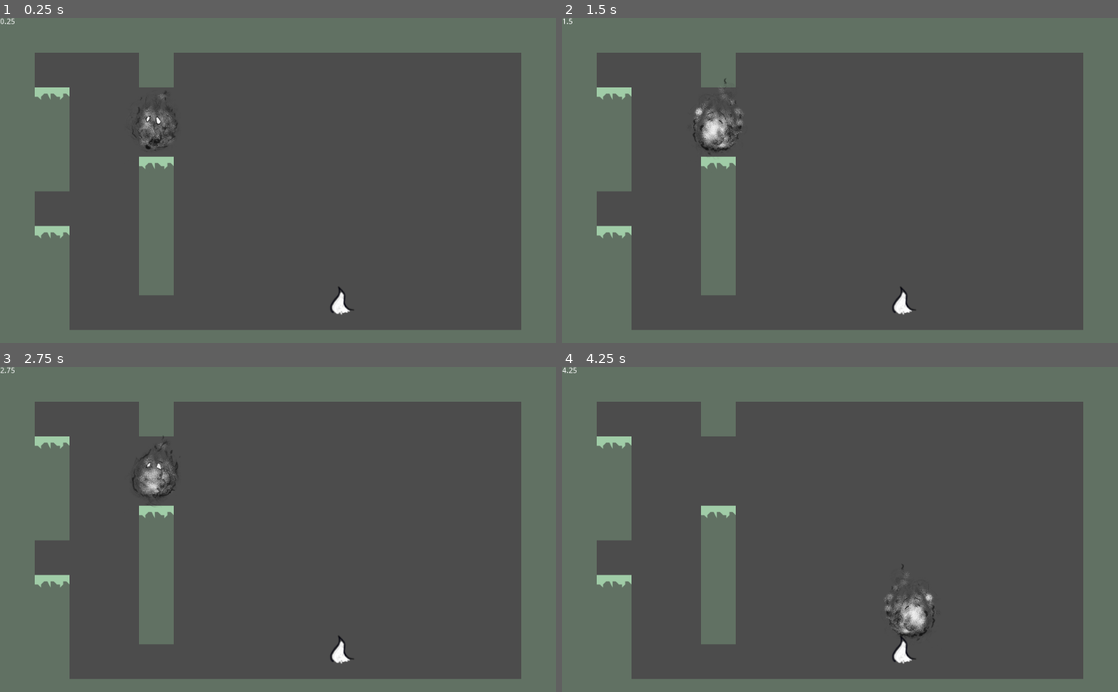
Above: before the commit, frames 1-4 (two rows, left to right).
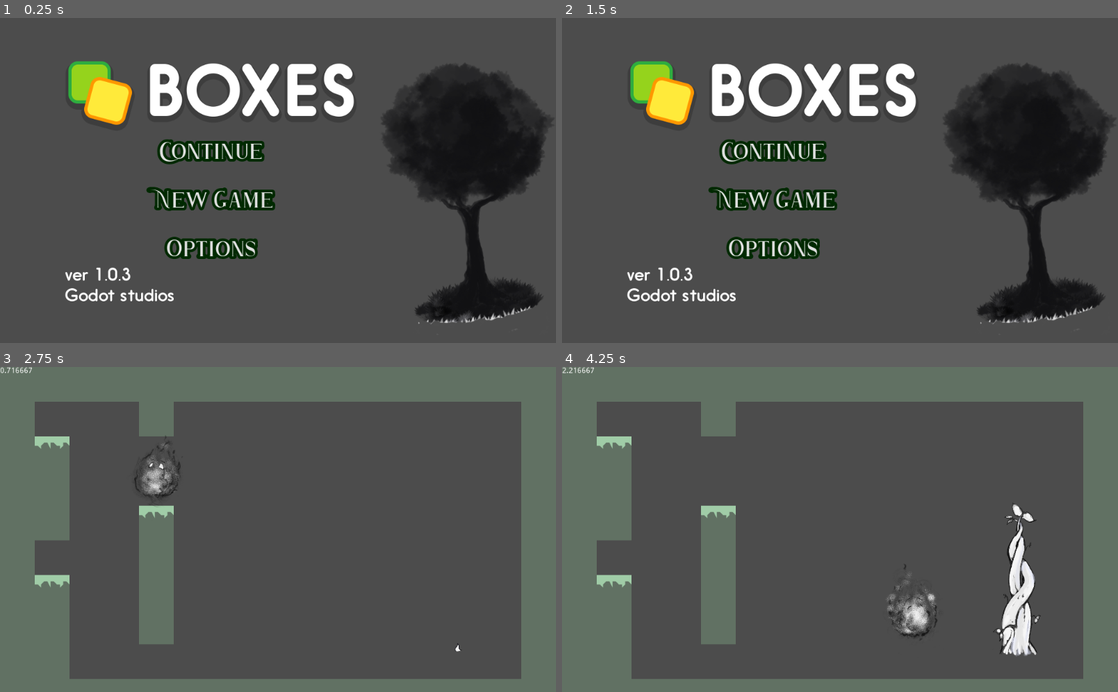
Above: after the commit, the same moments.

Repository: Seibaah/GGJ_MTL2020
Game: Godot game, scene res://Main_menu.tscn
The game is run twice, just before and just after one commit, with the same random seed, the same clock (stepped at 60 frames per second) and the same inputs. Before the commit the project starts from res://World.tscn.
Inputs (mouse positions are in pixels of both pictures, inside the frame that each line leads up to):
- Up to frame 1 (0.25 s): no input
- Up to frame 2 (1.5 s): click (773, 245) at 0.5 s, where only the run after the commit has a clickable "Options"; click (773, 200) at 1.25 s, where only the run after the commit has a clickable "New Game"
- Up to frame 3 (2.75 s): click (211, 549) at 2 s, where only the run after the commit has a clickable "New Game"
- Up to frame 4 (4.25 s): hold Right (move_right) from 2.78 s (still down); tap Down (plant_seed) at 2.85, 3.6 s; tap Up (jump) at 3.02, 3.77 s

The runs differ from the first frame. In frame 1, 52% of the frame differs, in the area x 0-100%, y 0-100%; in frame 2, 52%; in frame 3, 0.6%; in frame 4, 2.3%.

Commit message:
Great commit v2

Diff:
--- /dev/null
+++ b/FadeIn.gd
@@ -0,0 +1,5 @@
+extends ColorRect
+
+# Called when the node enters the scene tree for the first time.
+func _ready():
+	$AnimationPlayer.play("fade_in")
--- /dev/null
+++ b/MainMenu/Menu.gd
@@ -0,0 +1,47 @@
+extends VBoxContainer
+
+onready var button_highlight = $Continue
+var t = Theme.new()
+
+signal start_game
+
+var current_screen = null
+
+func _ready():
+	register_buttons()
+	#change_screen($TitleScreen)
+
+func register_buttons():
+	var buttons = get_tree().get_nodes_in_group("MenuOptions")
+	for button in buttons:
+		button.connect("pressed", self, "_on_button_pressed", [button.name])
+
+func _on_button_pressed(name):
+	match name:
+		"Continue":
+			change_screen($TitleScreen)
+		"New Game":
+			#change_screen(null)
+
+			yield(get_tree().create_timer(0.5), "timeout")
+			emit_signal("start_game")
+
+		"Options":
+			change_screen($SettingsScreen)
+
+func change_screen(new_screen):
+	if current_screen:
+		current_screen.disappear()
+		yield(current_screen.tween, "tween_completed")
+	current_screen = new_screen
+	if new_screen:
+		current_screen.appear()
+		yield(current_screen.tween, "tween_completed")
+
+func game_over():
+	change_screen($GameOverScreen)
+
+
+func _on_Newgame_button_down():
+	get_tree().change_scene("res://World.tscn")
+	#$AnimationPlayer.play("fade_in")
--- /dev/null
+++ b/Main_menu.tscn
@@ -0,0 +1,131 @@
+[gd_scene load_steps=8 format=2]
+
+[ext_resource path="res://Assets/Sprites/tree.png" type="Texture" id=1]
+[ext_resource path="res://MainMenu/Atlane OTF.otf" type="DynamicFontData" id=3]
+[ext_resource path="res://MainMenu/version.png" type="Texture" id=4]
+[ext_resource path="res://MainMenu/title.png" type="Texture" id=5]
+[ext_resource path="res://MainMenu/Menu.gd" type="Script" id=6]
+
+[sub_resource type="DynamicFont" id=1]
+size = 40
+outline_size = 5
+outline_color = Color( 0, 0.164706, 0.00392157, 1 )
+font_data = ExtResource( 3 )
+
+[sub_resource type="Animation" id=2]
+resource_name = "fade_in"
+length = 0.5
+tracks/0/type = "value"
+tracks/0/path = NodePath("../../../../FadeIn:color")
+tracks/0/interp = 1
+tracks/0/loop_wrap = true
+tracks/0/imported = false
+tracks/0/enabled = true
+tracks/0/keys = {
+"times": PoolRealArray( 0, 0.5 ),
+"transitions": PoolRealArray( 1, 1 ),
+"update": 0,
+"values": [ Color( 0, 0, 0, 0 ), Color( 0, 0, 0, 1 ) ]
+}
+
+[node name="Main_menu" type="Node2D"]
+
+[node name="MarginContainer" type="MarginContainer" parent="."]
+margin_right = 1025.0
+margin_bottom = 600.0
+custom_constants/margin_right = 120
+custom_constants/margin_top = 80
+custom_constants/margin_left = 120
+custom_constants/margin_bottom = 80
+__meta__ = {
+"_edit_use_anchors_": false
+}
+
+[node name="HBoxContainer" type="HBoxContainer" parent="MarginContainer"]
+margin_left = 120.0
+margin_top = 80.0
+margin_right = 905.0
+margin_bottom = 523.0
+
+[node name="VBoxContainer" type="VBoxContainer" parent="MarginContainer/HBoxContainer"]
+margin_right = 537.0
+margin_bottom = 443.0
+
+[node name="Logo" type="TextureRect" parent="MarginContainer/HBoxContainer/VBoxContainer"]
+margin_right = 537.0
+margin_bottom = 129.0
+texture = ExtResource( 5 )
+
+[node name="MenuOptions" type="VBoxContainer" parent="MarginContainer/HBoxContainer/VBoxContainer"]
+margin_top = 133.0
+margin_right = 537.0
+margin_bottom = 373.0
+size_flags_horizontal = 3
+size_flags_vertical = 3
+custom_constants/separation = 30
+alignment = 1
+script = ExtResource( 6 )
+
+[node name="Continue" type="MenuButton" parent="MarginContainer/HBoxContainer/VBoxContainer/MenuOptions"]
+margin_right = 537.0
+margin_bottom = 60.0
+custom_fonts/font = SubResource( 1 )
+text = "Continue"
+
+[node name="Newgame" type="MenuButton" parent="MarginContainer/HBoxContainer/VBoxContainer/MenuOptions"]
+margin_top = 90.0
+margin_right = 537.0
+margin_bottom = 150.0
+custom_fonts/font = SubResource( 1 )
+text = "New Game"
+
+[node name="Options" type="MenuButton" parent="MarginContainer/HBoxContainer/VBoxContainer/MenuOptions"]
+margin_top = 180.0
+margin_right = 537.0
+margin_bottom = 240.0
+custom_fonts/font = SubResource( 1 )
+text = "Options"
+
+[node name="AnimationPlayer" type="AnimationPlayer" parent="MarginContainer/HBoxContainer/VBoxContainer/MenuOptions"]
+anims/fade_in = SubResource( 2 )
+
+[node name="TextureRect" type="TextureRect" parent="MarginContainer/HBoxContainer/VBoxContainer"]
+margin_top = 377.0
+margin_right = 537.0
+margin_bottom = 377.0
+size_flags_horizontal = 3
+size_flags_stretch_ratio = 5.0
+
+[node name="TextureRect2" type="TextureRect" parent="MarginContainer/HBoxContainer/VBoxContainer"]
+margin_top = 381.0
+margin_right = 537.0
+margin_bottom = 443.0
+size_flags_horizontal = 3
+size_flags_vertical = 3
+texture = ExtResource( 4 )
+
+[node name="CenterContainer" type="CenterContainer" parent="MarginContainer/HBoxContainer"]
+margin_left = 541.0
+margin_right = 785.0
+margin_bottom = 443.0
+size_flags_horizontal = 3
+size_flags_vertical = 3
+
+[node name="Sprite" type="Sprite" parent="MarginContainer/HBoxContainer/CenterContainer"]
+position = Vector2( 200, 250 )
+scale = Vector2( 0.5, 0.5 )
+texture = ExtResource( 1 )
+
+[node name="FadeIn" type="ColorRect" parent="."]
+visible = false
+margin_right = 40.0
+margin_bottom = 40.0
+rect_scale = Vector2( 25.5812, 15.0178 )
+color = Color( 0, 0, 0, 0 )
+__meta__ = {
+"_edit_use_anchors_": false
+}
+[connection signal="pressed" from="MarginContainer/HBoxContainer/VBoxContainer/MenuOptions/Continue" to="MarginContainer/HBoxContainer/VBoxContainer/MenuOptions" method="_on_Continue_pressed"]
+[connection signal="button_down" from="MarginContainer/HBoxContainer/VBoxContainer/MenuOptions/Newgame" to="MarginContainer/HBoxContainer/VBoxContainer/MenuOptions" method="_on_Newgame_button_down"]
+[connection signal="button_up" from="MarginContainer/HBoxContainer/VBoxContainer/MenuOptions/Newgame" to="MarginContainer/HBoxContainer/VBoxContainer/MenuOptions" method="_on_Newgame_button_up"]
+[connection signal="pressed" from="MarginContainer/HBoxContainer/VBoxContainer/MenuOptions/Options" to="MarginContainer/HBoxContainer/VBoxContainer/MenuOptions" method="_on_Options_pressed"]
--- a/Player.tscn
+++ b/Player.tscn
@@ -44,16 +44,16 @@
 } ]
 
 [node name="Player" type="KinematicBody2D"]
+position = Vector2( 187.228, 134.867 )
 script = ExtResource( 2 )
 
 [node name="CollisionShape2D" type="CollisionShape2D" parent="."]
-position = Vector2( 394.345, 442.34 )
+position = Vector2( -3.9097, -0.342468 )
 shape = SubResource( 1 )
 
 [node name="CollisionShape2D2" type="CollisionShape2D" parent="."]
-position = Vector2( 397.008, 448.907 )
+position = Vector2( -1.24734, 6.22467 )
 shape = SubResource( 2 )
-
 
 [node name="AnimationPlayer" type="AnimationPlayer" parent="."]
 anims/idle = SubResource( 3 )
@@ -61,7 +61,7 @@
 anims/walk = SubResource( 5 )
 
 [node name="AnimatedSprite" type="AnimatedSprite" parent="."]
-position = Vector2( 393.069, 456.687 )
+position = Vector2( -5.18652, 14.0048 )
 scale = Vector2( 0.3, 0.3 )
 frames = SubResource( 6 )
 animation = "walk_reverse"
--- a/Scripts/Vine.gd
+++ b/Scripts/Vine.gd
@@ -1,10 +1,19 @@
 extends KinematicBody2D
 
 onready var anim_player = $AnimatedSprite
+var anim_playing = false
 
 func _physics_process(delta):
 	#plant_seed
 	if Input.is_action_just_pressed("plant_seed"):
 		anim_player.play("growing")
+		anim_playing = anim_player.is_playing()
+		#_on_AnimatedSprite_animation_finished()
 	if Input.is_action_just_released("plant_seed"):
-		anim_player.stop()
+		if not anim_playing:
+			anim_player.stop()
+
+
+
+func _on_AnimatedSprite_animation_finished():
+	anim_player.stop()
--- a/Vine.tscn
+++ b/Vine.tscn
@@ -12,15 +12,18 @@
 [sub_resource type="SpriteFrames" id=1]
 animations = [ {
 "frames": [ ExtResource( 1 ), ExtResource( 6 ), ExtResource( 4 ), ExtResource( 2 ), ExtResource( 7 ), ExtResource( 3 ), ExtResource( 5 ) ],
-"loop": true,
+"loop": false,
 "name": "growing",
 "speed": 5.0
 } ]
 
 [node name="Vine" type="KinematicBody2D"]
+position = Vector2( 147.639, 88.1735 )
 script = ExtResource( 8 )
 
 [node name="AnimatedSprite" type="AnimatedSprite" parent="."]
-position = Vector2( 529.041, 34.8593 )
+position = Vector2( 2.6524, -107.869 )
+scale = Vector2( 0.3, 0.3 )
 frames = SubResource( 1 )
 animation = "growing"
+[connection signal="animation_finished" from="AnimatedSprite" to="." method="_on_AnimatedSprite_animation_finished"]
--- a/World.tscn
+++ b/World.tscn
@@ -13,7 +13,7 @@
 tile_data = PoolIntArray( 0, 1, 0, 1, 1, 0, 2, 1, 0, 3, 1, 0, 4, 1, 0, 5, 1, 0, 6, 1, 0, 7, 1, 0, 8, 1, 0, 9, 1, 0, 10, …(656 unchanged characters)…
 
 [node name="Player" parent="TileMap" instance=ExtResource( 2 )]
-position = Vector2( -110.521, -247.289 )
+position = Vector2( 292.189, 190.168 )
 
 [node name="Label" type="Label" parent="TileMap"]
 margin_right = 40.0
@@ -24,4 +24,6 @@
 }
 
 [node name="Vine" parent="TileMap" instance=ExtResource( 4 )]
-position = Vector2( 111.724, 128.913 )
+position = Vector2( 844.684, 518.105 )
+
+[node name="KinematicBody2D" type="KinematicBody2D" parent="TileMap"]
--- a/project.godot
+++ b/project.godot
@@ -16,7 +16,7 @@
 [application]
 
 config/name="Sauver la planète"
-run/main_scene="res://World.tscn"
+run/main_scene="res://Main_menu.tscn"
 config/icon="res://icon.png"
 
 [input]
Binary file added: MainMenu/Atlane OTF.otf
Binary file added: MainMenu/Saudagar.ttf
Binary file added: MainMenu/label_continue.png
Binary file added: MainMenu/label_new_game.png
Binary file added: MainMenu/label_options.png
Binary file added: MainMenu/title.png
Binary file added: MainMenu/version.png
